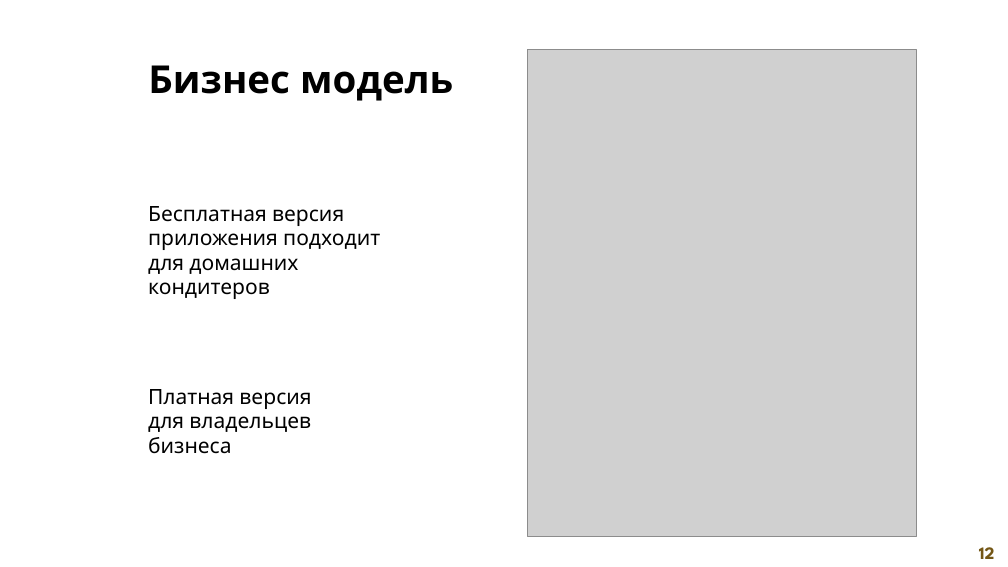
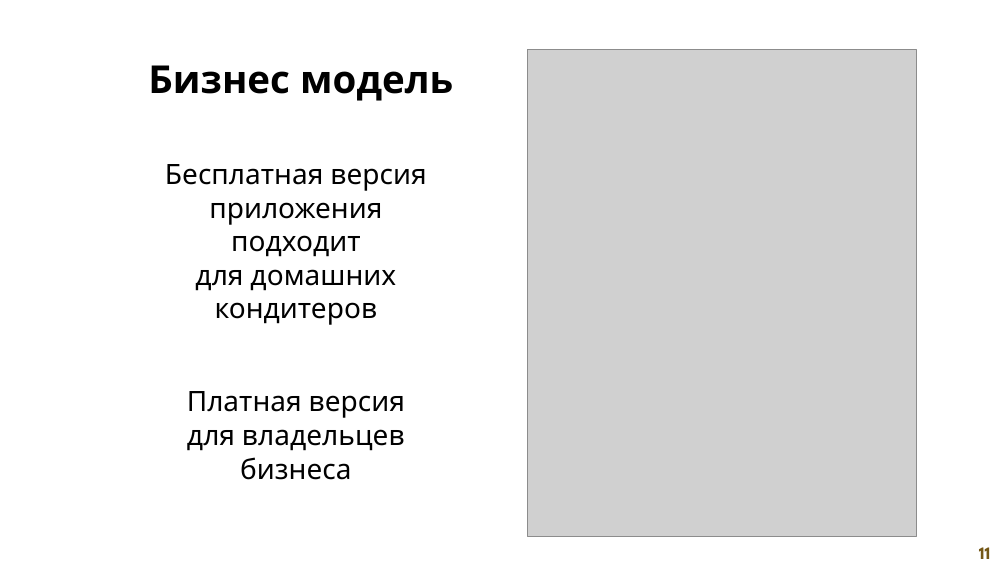
Before and after one commit to SanyaElis/ConfectioneryCostTracker, a slide deck: slide 11 of documentation/Презентация продукта.pptx (slide 12 before the commit). Drawn at 1008x567 pixels with LibreOffice and Linux fonts; fonts in the diff are those of the drawing; grey boxes stand for pictures. Boxes give left, top, right and bottom in pixels: in the first picture for what was removed or moved away, otherwise in the second. Text is boxed around its words. In the diff, an @@ line names an element or a change of style, - is before the commit and + after.

```diff
--- a/documentation/Презентация продукта.pptx
+++ b/documentation/Презентация продукта.pptx
@@ text "Бесплатная версия приложения подходит для ..." at <box>165,164,426,325</box>: size 24 to 32 pt; alignment left to centre; line spacing 28pt to 1 @@
@@ text "Бесплатная версия приложения подходит для ...": place and size @@
-text "Бесплатная версия приложения подходит для ..." at <box>148,206,380,299</box>
+text "Бесплатная версия приложения подходит для ..." at <box>165,164,426,325</box>
@@ text "Платная версия для владельцев бизнеса" at <box>187,391,405,480</box>: size 24 to 32 pt; alignment left to centre; line spacing 28pt to 1 @@
@@ text at <box>979,547,990,559</box>: text changed @@
-12
+11
```
Also in this commit, not shown: 13 other slides changed, 1 slide removed, 1 other file.
